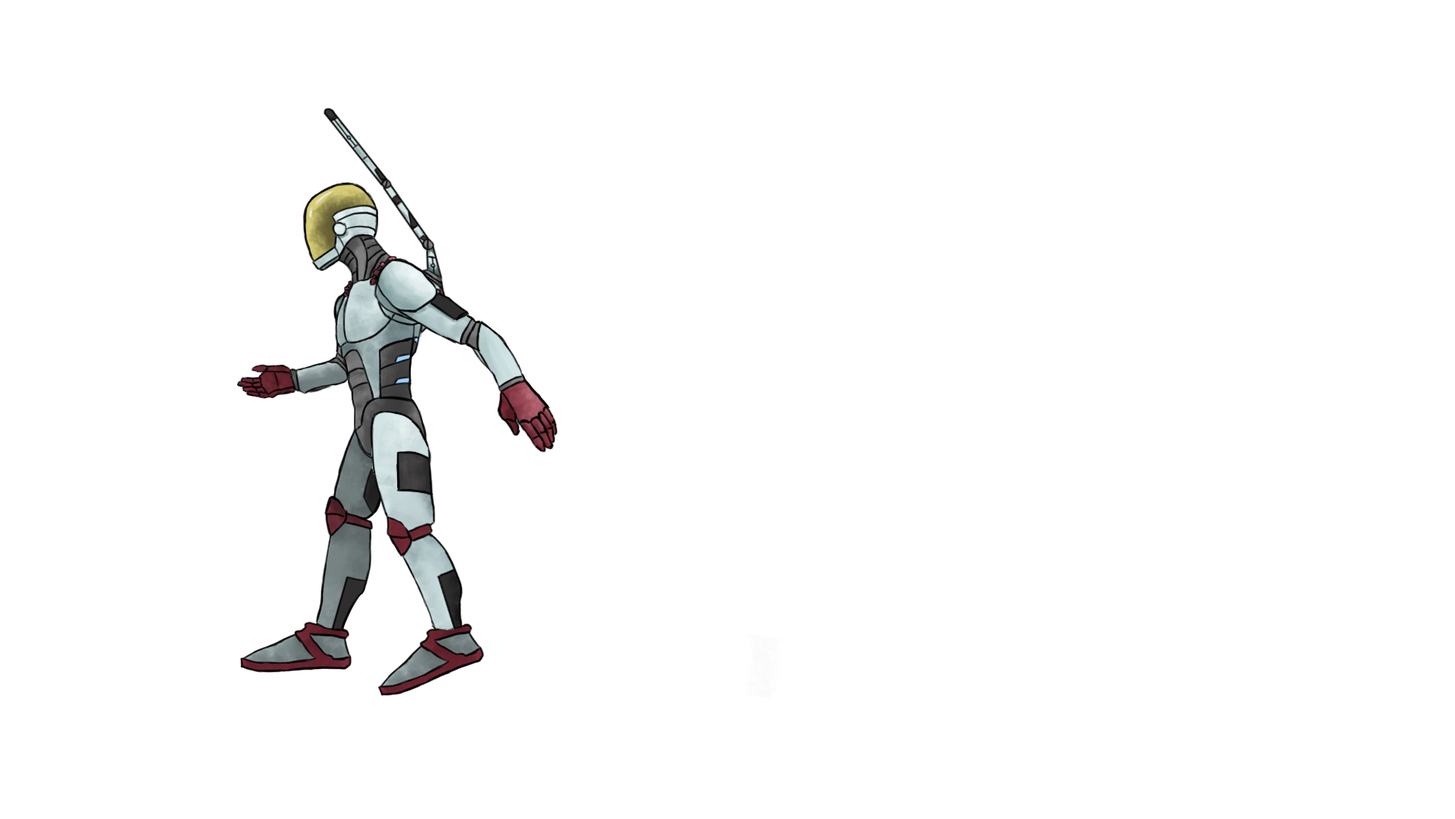
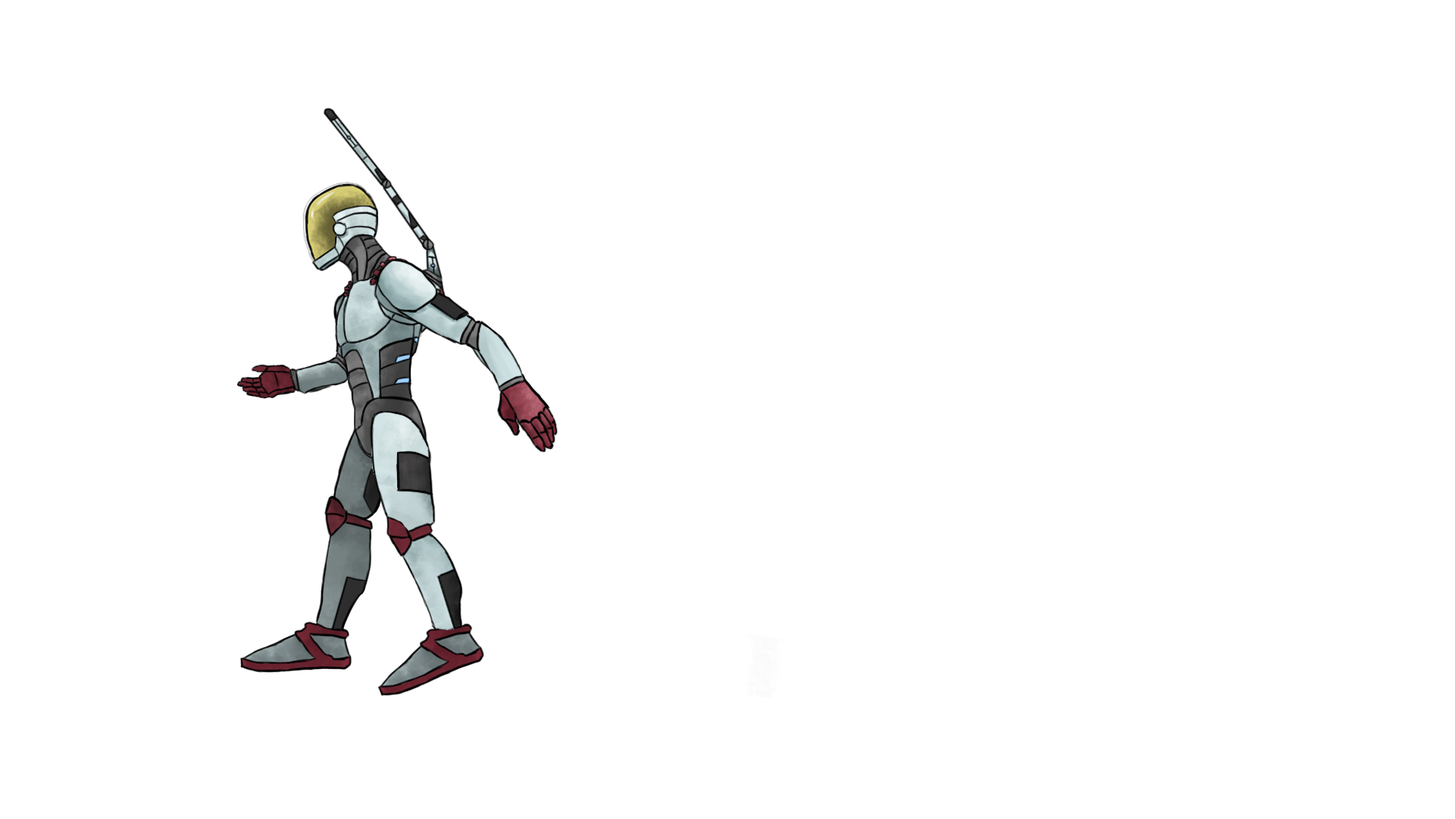
Before/after of a 1455 x 819 layered artwork. What changed in the layer stack:
painted on "Cabeça andando" over [303, 181, 378, 262]
added layer "Cabeça glow" above "Torso andando" over [304, 182, 378, 262]
